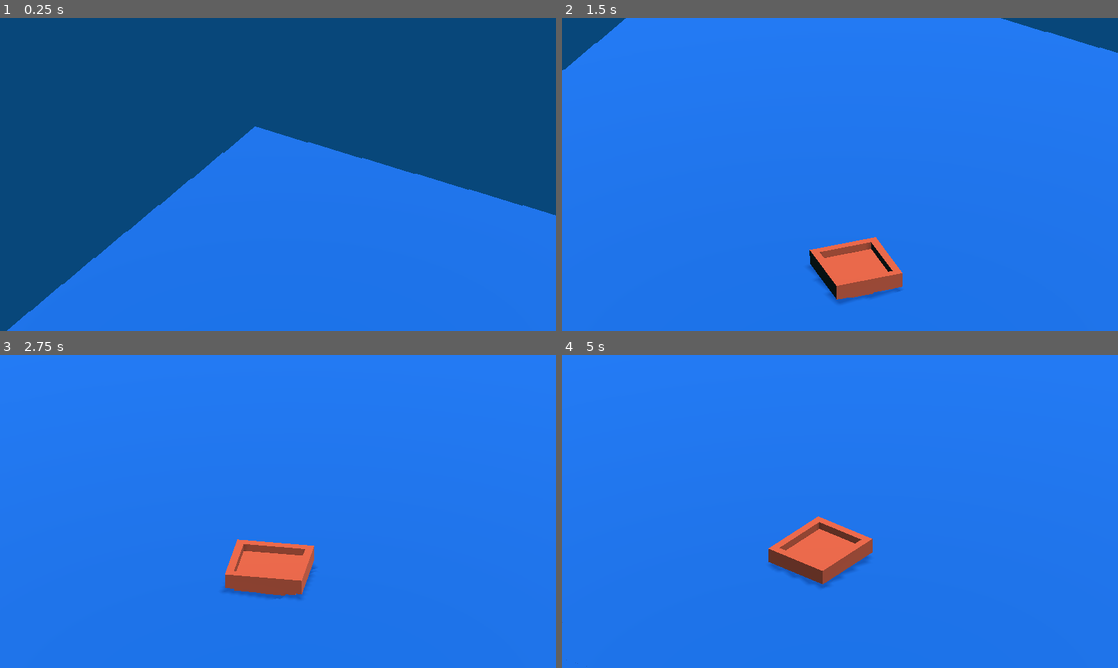
Above: before the commit, frames 1-4 (two rows, left to right).
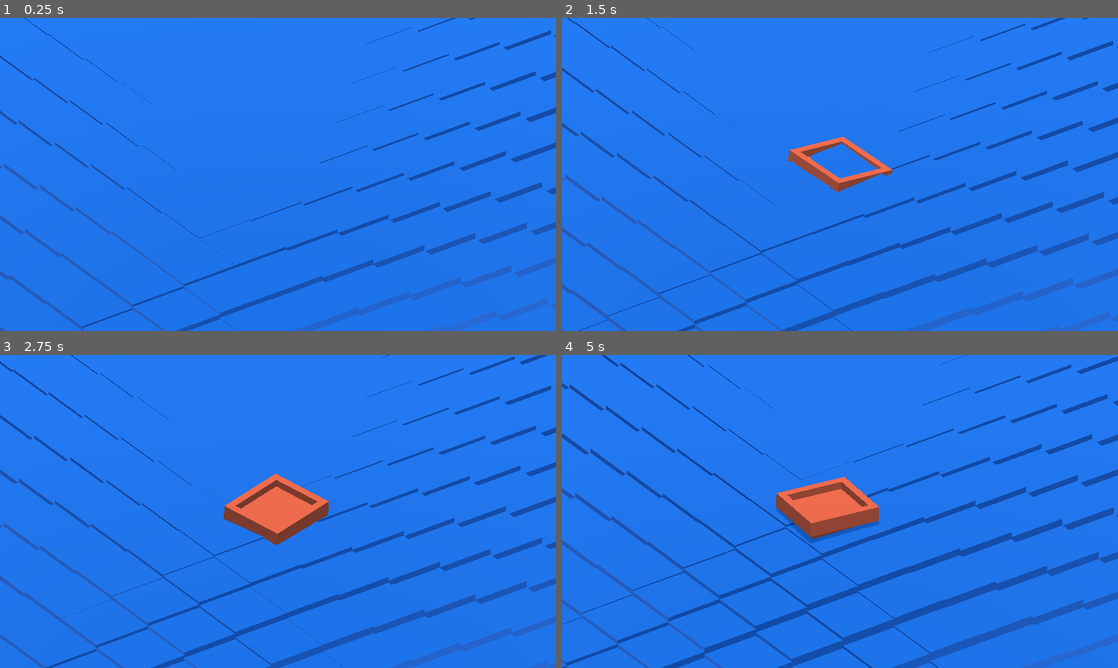
Above: after the commit, the same moments.

Repository: DennisSmuda/low-rez-voxel-demo
Game: Godot game, scene res://scenes/main_scene.tscn
Two runs of this game, one before a commit and one after it. Both use one fixed random seed, a clock stepped at 60 frames per second and the inputs below. The project has no main scene, so this scene is started directly.
Inputs:
- Up to frame 1 (0.25 s): no input
- Up to frame 2 (1.5 s): hold L (move_right) 0.53-1.28 s; tap / (decrease_weather) at 0.6 s; hold J (move_down) from 1.28 s (still down); tap } (increase_weather) at 1.35 s
- Up to frame 3 (2.75 s): release J (move_down) at 2.03 s; hold L (move_right) from 2.03 s (still down); tap / (decrease_weather) at 2.1 s
- Up to frame 4 (5 s): release L (move_right) at 2.78 s; hold K (move_up) 2.78-3.53 s; tap } (increase_weather) at 2.85, 4.35 s; hold H (move_left) from 3.53 s (still down); tap / (decrease_weather) at 3.6 s

The runs differ from the first frame. In frame 1, 61% of the frame differs, in the area x 0-100%, y 0-100%; in frame 2, 12%; in frame 3, 12%; in frame 4, 14%.

Commit message:
cleanup

Diff:
--- a/project.godot
+++ b/project.godot
@@ -27,21 +27,25 @@
 move_up={
 "deadzone": 0.5,
 "events": [Object(InputEventKey,"resource_local_to_scene":false,"resource_name":"","device":0,"window_id":0,"alt_pressed":false,"shift_pressed":false,"ctrl_pressed":false,"meta_pressed":false,"pressed":false,"keycode":0,"physical_keycode":75,"key_label":0,"unicode":0,"echo":false,"script":null)
+, Object(InputEventKey,"resource_local_to_scene":false,"resource_name":"","device":-1,"window_id":0,"alt_pressed":false,"shift_pressed":false,"ctrl_pressed":false,"meta_pressed":false,"pressed":false,"keycode":0,"physical_keycode":87,"key_label":0,"unicode":119,"echo":false,"script":null)
 ]
 }
 move_down={
 "deadzone": 0.5,
 "events": [Object(InputEventKey,"resource_local_to_scene":false,"resource_name":"","device":0,"window_id":0,"alt_pressed":false,"shift_pressed":false,"ctrl_pressed":false,"meta_pressed":false,"pressed":false,"keycode":0,"physical_keycode":74,"key_label":0,"unicode":0,"echo":false,"script":null)
+, Object(InputEventKey,"resource_local_to_scene":false,"resource_name":"","device":-1,"window_id":0,"alt_pressed":false,"shift_pressed":false,"ctrl_pressed":false,"meta_pressed":false,"pressed":false,"keycode":0,"physical_keycode":83,"key_label":0,"unicode":115,"echo":false,"script":null)
 ]
 }
 move_left={
 "deadzone": 0.5,
 "events": [Object(InputEventKey,"resource_local_to_scene":false,"resource_name":"","device":0,"window_id":0,"alt_pressed":false,"shift_pressed":false,"ctrl_pressed":false,"meta_pressed":false,"pressed":false,"keycode":0,"physical_keycode":72,"key_label":0,"unicode":0,"echo":false,"script":null)
+, Object(InputEventKey,"resource_local_to_scene":false,"resource_name":"","device":-1,"window_id":0,"alt_pressed":false,"shift_pressed":false,"ctrl_pressed":false,"meta_pressed":false,"pressed":false,"keycode":0,"physical_keycode":65,"key_label":0,"unicode":97,"echo":false,"script":null)
 ]
 }
 move_right={
 "deadzone": 0.5,
 "events": [Object(InputEventKey,"resource_local_to_scene":false,"resource_name":"","device":0,"window_id":0,"alt_pressed":false,"shift_pressed":false,"ctrl_pressed":false,"meta_pressed":false,"pressed":false,"keycode":0,"physical_keycode":76,"key_label":0,"unicode":0,"echo":false,"script":null)
+, Object(InputEventKey,"resource_local_to_scene":false,"resource_name":"","device":-1,"window_id":0,"alt_pressed":false,"shift_pressed":false,"ctrl_pressed":false,"meta_pressed":false,"pressed":false,"keycode":0,"physical_keycode":68,"key_label":0,"unicode":100,"echo":false,"script":null)
 ]
 }
 increase_weather={
--- a/scenes/Boat.gd
+++ b/scenes/Boat.gd
@@ -7,22 +7,11 @@
 var steer_target = 0 # -1 to 1 range
 var accelleration = 0 # -1 to 1 range
 
-var front_body = null
-var left_body = null
-var right_body = null
 
-var ceg = Vector3.ZERO
-var front_height = 0
-var left_height = 0
-var right_height = 0
-var back_height = 0
-
-
-# Called every frame. 'delta' is the elapsed time since the previous frame.
 func _process(delta):
 	var collision = null
 
-	steer_target = 3 * (Input.get_action_strength("move_left") - Input.get_action_strength("move_right"))
+	steer_target = 2 * (Input.get_action_strength("move_left") - Input.get_action_strength("move_right"))
 
 	if Input.is_action_just_pressed("move_up"):
 		accelleration += 0.01
@@ -49,17 +38,18 @@
 
 
 func update_water_levels(noise: FastNoiseLite, counter: float):
-	var facing_dir = transform.basis.z
+	var facing_dir = 2.5 * transform.basis.z
+	var orth_dir = 2.5 * transform.basis.x
 	var boat_to_cell_pos = Vector2i(int(position.x * 2.5), int(position.z * 2.5))
 
-	var boat_height = noise.get_noise_3d(boat_to_cell_pos.x + counter, 0 , boat_to_cell_pos.y + counter) - .1
-	front_height = noise.get_noise_3d(boat_to_cell_pos.x + facing_dir.x + counter, 0 , boat_to_cell_pos.y + counter) - .2
-	back_height = noise.get_noise_3d(boat_to_cell_pos.x - facing_dir.x + counter, 0 , boat_to_cell_pos.y + counter) - .2
-	left_height = noise.get_noise_3d(boat_to_cell_pos.x + counter, 0 , boat_to_cell_pos.x + facing_dir.z + counter) - .2
-	right_height = noise.get_noise_3d(boat_to_cell_pos.x + counter, 0 , boat_to_cell_pos.x - facing_dir.z + counter) - .2
+	var boat_height = noise.get_noise_3d(boat_to_cell_pos.x + counter, 0 , boat_to_cell_pos.y + counter) - 0.1
+	var front_height = noise.get_noise_3d(boat_to_cell_pos.x + facing_dir.x + counter, 0 , boat_to_cell_pos.y + counter) - .2
+	var back_height = noise.get_noise_3d(boat_to_cell_pos.x - facing_dir.x + counter, 0 , boat_to_cell_pos.y + counter) - .2
+	var left_height = noise.get_noise_3d(boat_to_cell_pos.x + counter, 0 , boat_to_cell_pos.y + orth_dir.z + counter) - .2
+	var right_height = noise.get_noise_3d(boat_to_cell_pos.x + counter, 0 , boat_to_cell_pos.y - orth_dir.z + counter) - .2
 
 	var front_back = back_height - front_height
 	var left_right = left_height - right_height
 	# Adjust boat height + rotation according to surrounding water (/noise)
-	position.y = lerp(position.y, boat_height, 0.05)
-	mesh.rotation = lerp(mesh.rotation, Vector3(front_back * 2, 0, left_right * 2), 0.05)
+	position.y = lerp(position.y, boat_height, 0.0125)
+	mesh.rotation = lerp(mesh.rotation, Vector3(front_back, 0, left_right), 0.1)
--- a/scenes/BoatCamera.gd
+++ b/scenes/BoatCamera.gd
@@ -3,7 +3,7 @@
 @onready var boat = get_node("../Boat")
 
 func _process(_delta):
-	position = lerp(position, boat.position + Vector3(1, 1.5, 1.5), 0.02)
+	position = lerp(position, boat.position + Vector3(1.9, 1.5, 1.3), 0.02)
 
 	if Input.is_action_just_pressed("ui_down"):
 		size += 0.1
--- a/scenes/WaterContainer.gd
+++ b/scenes/WaterContainer.gd
@@ -1,26 +1,21 @@
-
 extends Node3D
 
 var WaterBlock = preload("res://scenes/water_block.tscn")
 
 @onready var boat = get_node("../Boat")
 
+var noise := FastNoiseLite.new()
+
 var width: int = 32
 var height: int = 32
-
 
 var water = []
 var counter = 0
 
-var viewport_width
-var viewport_height
 
-var noise := FastNoiseLite.new()
-
-
-# Called when the node enters the scene tree for the first time.
 func _ready():
 	noise.frequency = 0.003
+	noise.fractal_gain = 2
 
 	water.append([])
 	for x in range(width):
@@ -28,28 +23,29 @@
 		water[x]=[]
 		for y in range(height):
 			water[x].append([])
-			var waterSprite: Node3D = WaterBlock.instantiate()
+			var water_block: Node3D = WaterBlock.instantiate()
 
-			waterSprite.position.x = (x * 0.4)
-			waterSprite.position.z = (y * 0.4)
+			water_block.position.x = (x * 0.4)
+			water_block.position.z = (y * 0.4)
 
-			water[x][y] = waterSprite
-			add_child(waterSprite)
-
+			water[x][y] = water_block
+			add_child(water_block)
 
 
 func _process(_delta):
 	counter += 0.01
 
 	boat.update_water_levels(noise, counter)
+	handle_weather_inputs()
 
-	# update water
 	for x in range(width):
 		for y in range(height):
-			var waterSprite: Node3D = water[x][y]
+			var water_block: Node3D = water[x][y]
 			var new_height = noise.get_noise_3d(x + counter, 0, y + counter) - .5
-			waterSprite.position.y = lerp(waterSprite.position.y, new_height, 0.2)
+			water_block.position.y = lerp(water_block.position.y, new_height, 0.2)
 
+
+func handle_weather_inputs():
 	if Input.is_action_just_pressed("increase_weather"):
 		noise.fractal_gain += 0.2
 	if Input.is_action_just_pressed("decrease_weather"):
--- a/scenes/main_scene.tscn
+++ b/scenes/main_scene.tscn
@@ -40,6 +40,7 @@
 [node name="BackSplashParticles" type="CPUParticles3D" parent="Boat"]
 transform = Transform3D(1, -1.21652e-31, 0, -1.21652e-31, 1, 0, 0, 0, 1, -0.0352571, 0.104606, -0.270311)
 material_override = SubResource("StandardMaterial3D_yl5tq")
+emitting = false
 lifetime = 0.2
 randomness = 0.1
 mesh = ExtResource("5_oqgbx")
@@ -57,12 +58,12 @@
 scale_amount_max = 0.1
 
 [node name="BoatCamera" type="Camera3D" parent="."]
-transform = Transform3D(0.857167, -0.266034, 0.44101, 2.98655e-16, 0.856267, 0.516533, -0.515038, -0.442755, 0.733964, 1, 1.5, 1.5)
+transform = Transform3D(0.576432, -0.422083, 0.699694, 2.98655e-16, 0.856267, 0.516533, -0.817145, -0.297747, 0.49358, 4.9, 1.5, 4.3)
 projection = 1
 current = true
 size = 2.0
 near = 0.001
-far = 200.0
+far = 10.0
 script = ExtResource("4_w1fsp")
 
 [node name="DirectionalLight3D" type="DirectionalLight3D" parent="."]
--- a/scenes/ui/hud.tscn
+++ b/scenes/ui/hud.tscn
@@ -8,16 +8,28 @@
 anchor_bottom = 1.0
 grow_horizontal = 2
 grow_vertical = 2
-theme_override_constants/margin_left = 8
-theme_override_constants/margin_top = 8
-theme_override_constants/margin_right = 8
+theme_override_constants/margin_left = 32
+theme_override_constants/margin_top = -2
+theme_override_constants/margin_right = 32
 theme_override_constants/margin_bottom = 8
 
 [node name="VBoxContainer" type="VBoxContainer" parent="."]
 layout_mode = 2
 
-[node name="Label" type="Label" parent="VBoxContainer"]
+[node name="HBoxContainer" type="HBoxContainer" parent="VBoxContainer"]
+layout_mode = 2
+
+[node name="Title" type="Label" parent="VBoxContainer/HBoxContainer"]
+layout_mode = 2
+size_flags_horizontal = 3
+theme = ExtResource("1_sejna")
+theme_override_constants/line_spacing = 2
+theme_override_font_sizes/font_size = 80
+text = "LowRez Voxel Demo"
+
+[node name="Controls" type="Label" parent="VBoxContainer/HBoxContainer"]
 layout_mode = 2
 theme = ExtResource("1_sejna")
 theme_override_constants/line_spacing = 2
-text = "Hello World!"
+theme_override_font_sizes/font_size = 64
+text = "+/- waves | up/down zoom"
